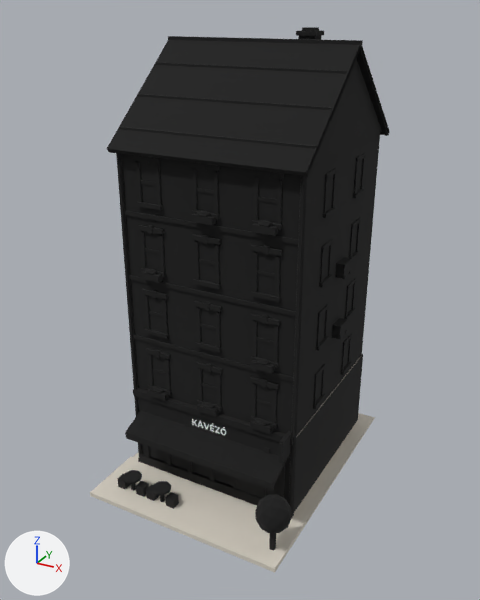
One commit to the FBX model Modeller/Binalar/Dukkan_genel_kavezo.fbx: the scene before it, then after it.
Rendered twice from a 50 mm camera at (13.6, -25.5, 21.6) aimed at (0.0, -0.6, 9.1). The lights are fixed; the arrows at lower left show +X, +Y and +Z. The picture after the commit comes second. Where no turn or scale is listed for an object, it has been applied to the vertices. Vertices at exactly the same position are counted once.

Names of what the first picture shows: 'Dukkan_genel_kavezo'.
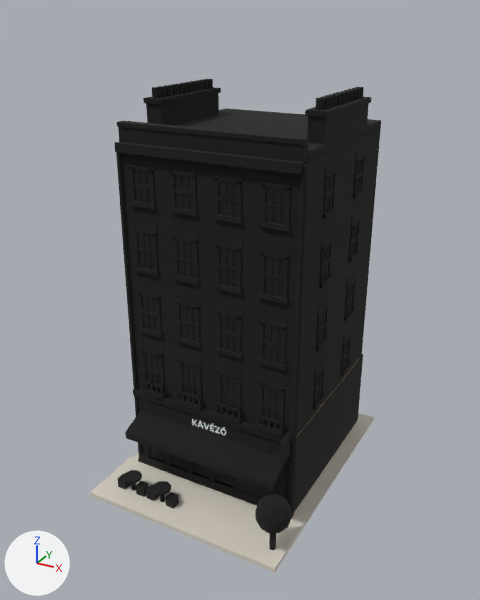
Where the change shows, as pixel boxes [x1, y1, x2, y2] in the pictures (480 x 600 px):
'Dukkan_genel_kavezo', reshaped (10% shorter): before [90, 27, 390, 573]; after [90, 79, 381, 573]
part 1 of me_dukkan_genel_kavezo, deleted: before [107, 27, 390, 434]
part 2 of me_dukkan_genel_kavezo, reshaped: before [124, 59, 381, 445]; after [114, 79, 381, 445]

Diff of the bpy script that builds the scene:
```diff
--- a/Modeller/Binalar/Dukkan_genel_kavezo.fbx.py
+++ b/Modeller/Binalar/Dukkan_genel_kavezo.fbx.py
@@ me_dukkan_genel_kavezo @@
-me_dukkan_genel_kavezo.from_pydata(...)  # 5062 vertices, 3788 faces; spans x -5.0..5.0, y -6.5..6.5, z 0.0..20.8
+me_dukkan_genel_kavezo.from_pydata(...)  # 7624 vertices, 5187 faces; spans x -5.0..5.0, y -6.5..6.5, z 0.0..18.4
+# me_dukkan_genel_kavezo part 1: 181 loose pieces with 1398 vertices, spanning x -4.7..4.5, y -3.8..6.0, z 4.6..20.8, are deleted
+# me_dukkan_genel_kavezo part 2: 205 vertices moved within x -4.3..4.1, y -3.5..5.6, z 4.3..16.4; 1311 vertices removed from x -4.5..4.3, y -3.8..6.0, z 4.6..20.2; 5271 vertices added at x -4.4..4.2, y -3.6..5.7, z 4.3..18.4
+# other edits to the shape of me_dukkan_genel_kavezo do not show in these pictures
 me_dukkan_genel_kavezo.materials.append(mat_tkaldirim_d8d1c4)
-me_dukkan_genel_kavezo.materials.append(mat_duvar_ecd3a4)  # beige #ecd3a4
-me_dukkan_genel_kavezo.materials.append(mat_taban_b8b0a3)  # grey #b8b0a3
 me_dukkan_genel_kavezo.materials.append(mat_suslu_f8f4ea)
@@ me_dukkan_genel_kavezo @@
 me_dukkan_genel_kavezo.materials.append(mat_isik_f3e3a0)
-me_dukkan_genel_kavezo.materials.append(mat_saksi_b5553a)  # orange #b5553a
-me_dukkan_genel_kavezo.materials.append(mat_cicek_ffffff)  # white #ffffff
 me_dukkan_genel_kavezo.materials.append(mat_cam3_a9c9de)
-me_dukkan_genel_kavezo.materials.append(mat_cicek_e0525a)  # red #e0525a
 me_dukkan_genel_kavezo.materials.append(mat_cam2_a9c9de)
-me_dukkan_genel_kavezo.materials.append(mat_klima_c9ccd0)  # light grey #c9ccd0
-me_dukkan_genel_kavezo.materials.append(mat_cicek_f0a0c0)  # pink #f0a0c0
-me_dukkan_genel_kavezo.materials.append(mat_cicek_f2d04a)  # yellow #f2d04a
-me_dukkan_genel_kavezo.materials.append(mat_cati_c0573a)  # orange #c0573a
-me_dukkan_genel_kavezo.materials.append(mat_catikoyu_95432d)  # brown #95432d
-me_dukkan_genel_kavezo.materials.append(mat_baca_c9b9a3)  # beige #c9b9a3
 me_dukkan_genel_kavezo.materials.append(mat_oluk_8f949a)
 me_dukkan_genel_kavezo.materials.append(mat_agacgovde_6b4a33)
-me_dukkan_genel_kavezo.materials.append(mat_agac_7fa04a)  # green #7fa04a
 me_dukkan_genel_kavezo.materials.append(mat_cizgi_141414)
+me_dukkan_genel_kavezo.materials.append(mat_duvar_a98b60)  # brown #a98b60
+me_dukkan_genel_kavezo.materials.append(mat_tas_ece6d8)  # white #ece6d8
+me_dukkan_genel_kavezo.materials.append(mat_sash_f7f5ef)  # white #f7f5ef
+me_dukkan_genel_kavezo.materials.append(mat_lento_a8553c)  # brown #a8553c
+me_dukkan_genel_kavezo.materials.append(mat_duzcati_7a7f86)  # grey #7a7f86
+me_dukkan_genel_kavezo.materials.append(mat_bacakap_b5643c)  # orange #b5643c
+me_dukkan_genel_kavezo.materials.append(mat_agac_c9a43c)  # yellow #c9a43c
```
